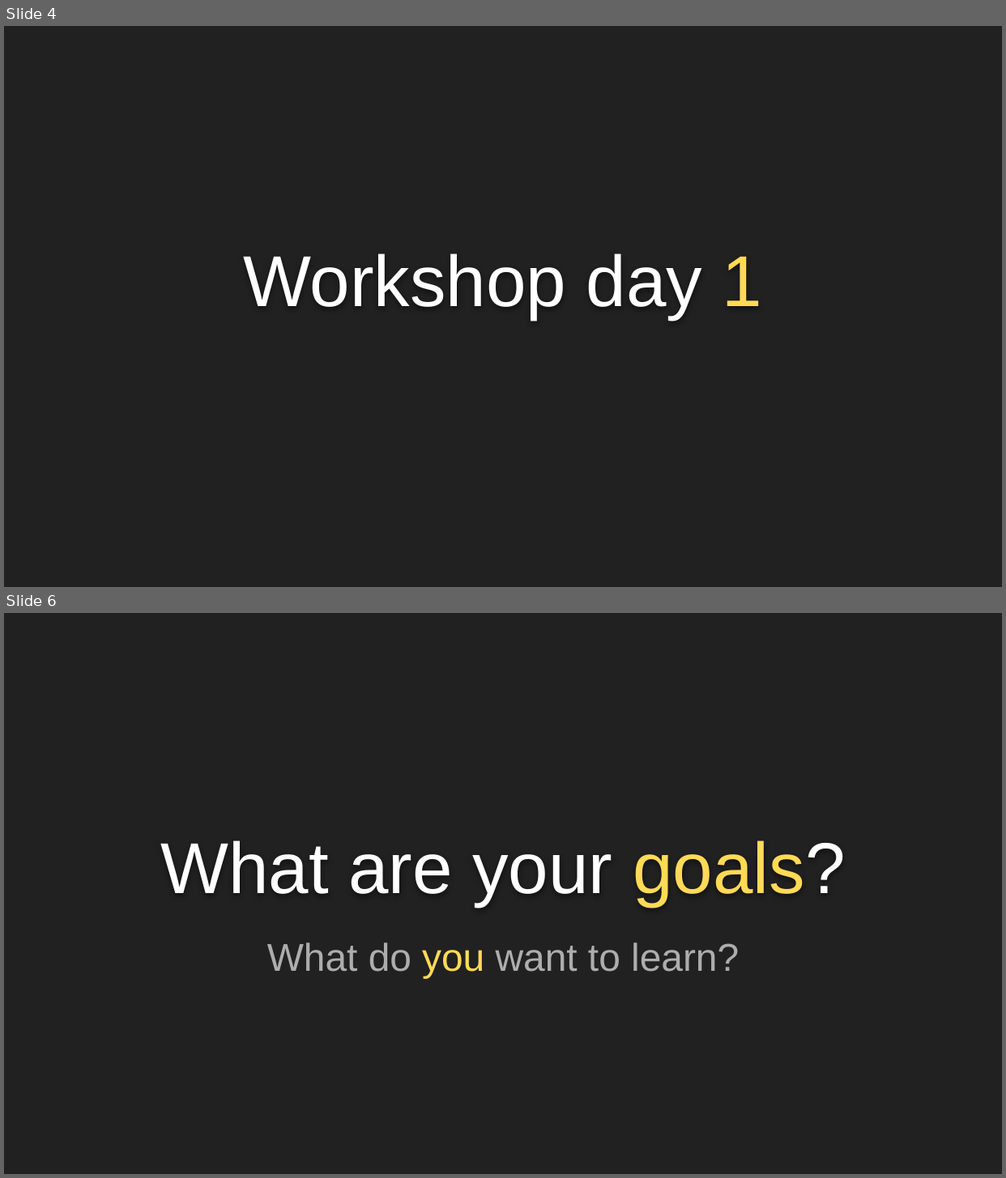
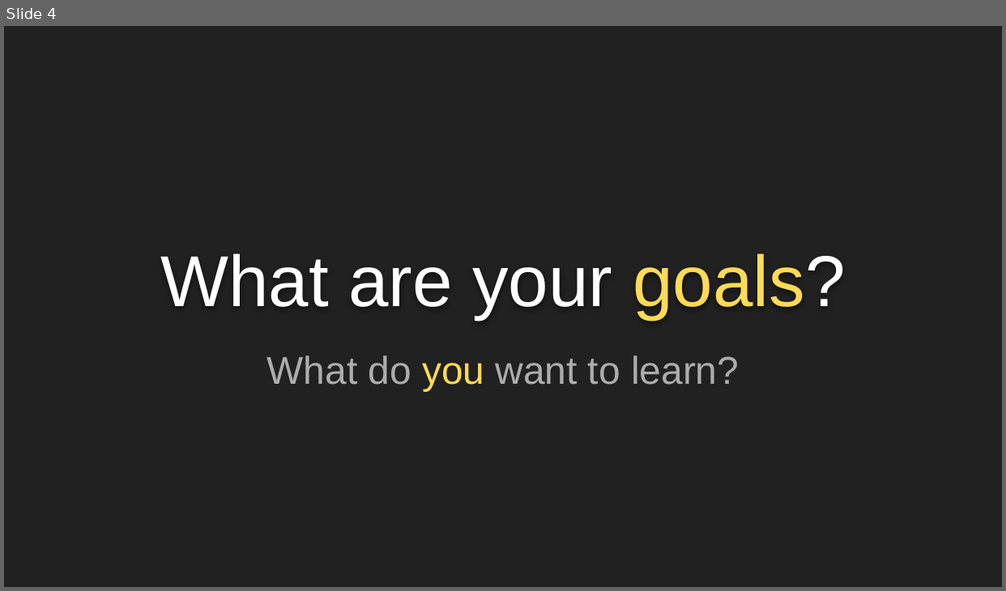
Before and after one commit to mwyrodek/testcamp_workshop, a slide deck: Materiały/C# Workshop.pptx. Shown one above the other, each under a label of ours: slides 4 and 6 before the commit, slide 4 after it; the slides between them are not shown. The pictures are 1006x1178 and 1006x591 pixels, drawn with LibreOffice and Linux fonts; fonts in the diff are those of the drawing. Boxes give left, top, right and bottom in pixels: in the first picture for what was removed or moved away, otherwise in the second. Text is boxed around its words. In the diff, an @@ line names an element or a change of style, - is before the commit and + after.

```diff
--- a/Materiały/C# Workshop.pptx
+++ b/Materiały/C# Workshop.pptx
@@ slide 4 removed at [4, 26, 1002, 587], background #212121 @@
@@ title removed at [244, 254, 762, 319] @@
-Workshop day 1
@@ what was slide 6 is now slide 4 @@
```
Also in this commit, not shown: 3 slides changed, 5 slides added, 41 other slides removed.
